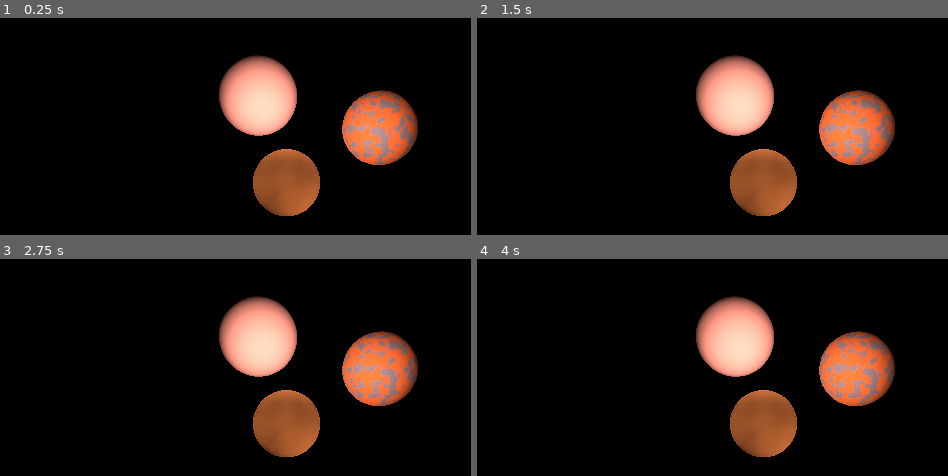
Above: before the commit, frames 1-4 (two rows, left to right).
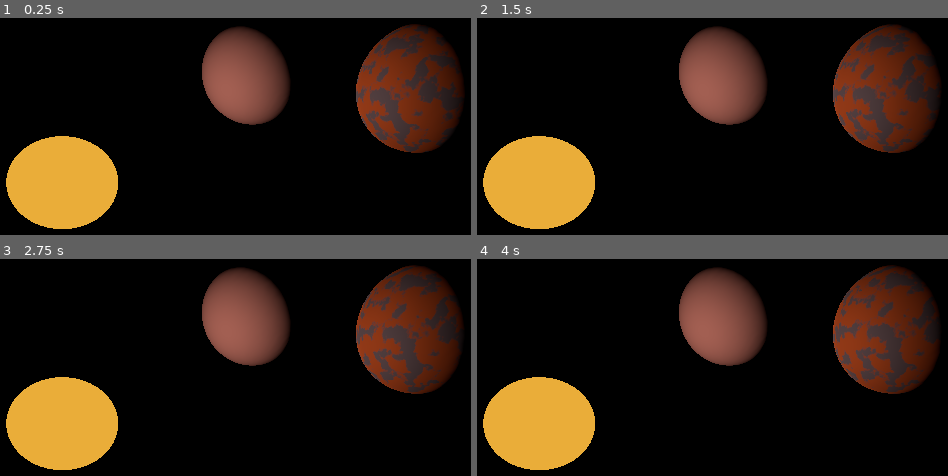
Above: after the commit, the same moments.

Repository: znapfel/space-demo
Game: Godot game, scene res://Game.tscn
Same seed, same stepped clock (60 frames per second), same inputs: the game is played once before the commit and once after it.
Inputs:
- Up to frame 1 (0.25 s): no input
- Up to frame 2 (1.5 s): no input
- Up to frame 3 (2.75 s): no input
- Up to frame 4 (4 s): no input

The runs differ from the first frame. In frame 1, 31% of the frame differs, in the area x 1-99%, y 2-98%; in frame 2, 31%; in frame 3, 31%; in frame 4, 31%.

Commit message:
added emission map to sun

Diff:
--- a/Game.tscn
+++ b/Game.tscn
@@ -5,29 +5,34 @@
 [ext_resource path="res://planet.tscn" type="PackedScene" id=3]
 [ext_resource path="res://Environment.tscn" type="PackedScene" id=4]
 
-[sub_resource type="SpatialMaterial" id=7]
+[sub_resource type="SpatialMaterial" id=1]
 albedo_color = Color( 0.788235, 0.72549, 0.447059, 1 )
+emission_enabled = true
+emission = Color( 0.858824, 0.635294, 0.207843, 1 )
+emission_energy = 1.17
+emission_operator = 0
+emission_on_uv2 = false
 
-[sub_resource type="Shader" id=8]
+[sub_resource type="Shader" id=2]
 
-[sub_resource type="ShaderMaterial" id=9]
-shader = SubResource( 8 )
+[sub_resource type="ShaderMaterial" id=3]
+shader = SubResource( 2 )
 
-[sub_resource type="SphereMesh" id=6]
-material = SubResource( 9 )
+[sub_resource type="SphereMesh" id=4]
+material = SubResource( 3 )
 
-[sub_resource type="ViewportTexture" id=3]
+[sub_resource type="ViewportTexture" id=5]
 viewport_path = NodePath("Viewport")
 
-[sub_resource type="SpatialMaterial" id=4]
+[sub_resource type="SpatialMaterial" id=6]
 resource_local_to_scene = true
-albedo_texture = SubResource( 3 )
+albedo_texture = SubResource( 5 )
 metallic_specular = 1.0
 roughness_texture_channel = 3
 
-[sub_resource type="SphereMesh" id=5]
+[sub_resource type="SphereMesh" id=7]
 
-[sub_resource type="Shader" id=1]
+[sub_resource type="Shader" id=8]
 code = "shader_type canvas_item;
 render_mode blend_premul_alpha;
 
@@ -87,54 +92,31 @@
 
 "
 
-[sub_resource type="ShaderMaterial" id=2]
-shader = SubResource( 1 )
+[sub_resource type="ShaderMaterial" id=9]
+shader = SubResource( 8 )
 
 [node name="Game" type="Spatial"]
 
 [node name="Sun" type="MeshInstance" parent="."]
 transform = Transform( 0.5, 0, 0, 0, 0.5, 0, 0, 0, 0.5, -0.039698, 0.00368452, 0.00253135 )
-material_override = SubResource( 7 )
-mesh = SubResource( 6 )
+material_override = SubResource( 1 )
+cast_shadow = 2
+mesh = SubResource( 4 )
 material/0 = null
 
 [node name="Planet2" type="MeshInstance" parent="Sun"]
 transform = Transform( 2, 0, 0, 0, 2, 0, 0, 0, 2, 4.99298, 2.96297, -8.22719 )
-material_override = SubResource( 4 )
-mesh = SubResource( 5 )
+material_override = SubResource( 6 )
+mesh = SubResource( 7 )
 material/0 = null
 script = ExtResource( 1 )
 
 [node name="sunlight" parent="Sun" instance=ExtResource( 2 )]
-transform = Transform( 2, 0, 0, 0, 2, 0, 0, 0, 2, 0.0172555, 3.10301, 0.00626826 )
-light_color = Color( 0.85098, 0.505882, 0.439216, 1 )
-
-[node name="sunlight5" parent="Sun" instance=ExtResource( 2 )]
-transform = Transform( 2, 0, 0, 0, 2, 0, 0, 0, 2, 0.0399101, 1.81527, 0 )
-light_color = Color( 0.85098, 0.505882, 0.439216, 1 )
-
-[node name="sunlight6" parent="Sun" instance=ExtResource( 2 )]
-transform = Transform( 2, 0, 0, 0, 2, 0, 0, 0, 2, 0.775319, -1.51045, 0.811221 )
-light_color = Color( 0.85098, 0.505882, 0.439216, 1 )
-
-[node name="sunlight2" parent="Sun" instance=ExtResource( 2 )]
-transform = Transform( 2, 0, 0, 0, 2, 0, 0, 0, 2, 2.93592, 0, 0 )
-light_color = Color( 0.85098, 0.505882, 0.439216, 1 )
-
-[node name="sunlight3" parent="Sun" instance=ExtResource( 2 )]
-transform = Transform( 2, 0, 0, 0, 2, 0, 0, 0, 2, -3.4065, 0, 0 )
-light_color = Color( 0.85098, 0.505882, 0.439216, 1 )
-
-[node name="sunlight4" parent="Sun" instance=ExtResource( 2 )]
-transform = Transform( 2, 0, 0, 0, 2, 0, 0, 0, 2, 0.0399101, 0, 2.43385 )
-light_color = Color( 0.85098, 0.505882, 0.439216, 1 )
-
-[node name="sunlight7" parent="Sun" instance=ExtResource( 2 )]
-transform = Transform( 2, 0, 0, 0, 2, 0, 0, 0, 2, 0.0531733, 0, -3.04588 )
+transform = Transform( 2, 0, 0, 0, 2, 0, 0, 0, 2, -0.0119887, 0.0553586, 0.00626826 )
 light_color = Color( 0.85098, 0.505882, 0.439216, 1 )
 
 [node name="Camera" type="Camera" parent="."]
-transform = Transform( 1, 0, 0, 0, 1, 0, 0, 0, 1, -0.00318789, 0, 4.99006 )
+transform = Transform( 0.788689, 0, 0.614793, 0, 1, 0, -0.614793, 0, 0.788689, 4.08952, -2.38419e-007, 1.37773 )
 
 [node name="planet" parent="." instance=ExtResource( 3 )]
 transform = Transform( 1, 0, 0, 0, 1, 0, 0, 0, 1, -0.789384, 2.22619, -3.61602 )
--- /dev/null
+++ b/MeshInstance.gd
@@ -0,0 +1,14 @@
+extends MeshInstance
+
+# Declare member variables here. Examples:
+# var a = 2
+# var b = "text"
+
+# Called when the node enters the scene tree for the first time.
+func _ready():
+	pass # Replace with function body.
+
+# Called every frame. 'delta' is the elapsed time since the previous frame.
+func _process(delta):
+	rotate(Vector3(0, 1, 0), PI)
+#	pass
--- /dev/null
+++ b/Spatial.tscn
@@ -0,0 +1,15 @@
+[gd_scene load_steps=3 format=2]
+
+[ext_resource path="res://MeshInstance.gd" type="Script" id=1]
+
+[sub_resource type="SphereMesh" id=1]
+
+[node name="Spatial" type="Spatial"]
+
+[node name="MeshInstance" type="MeshInstance" parent="."]
+mesh = SubResource( 1 )
+material/0 = null
+script = ExtResource( 1 )
+
+[node name="Camera" type="Camera" parent="."]
+transform = Transform( 1, 0, 0, 0, 1, 0, 0, 0, 1, 0, 0, 2.77085 )
--- /dev/null
+++ b/texture.tres
@@ -0,0 +1,11 @@
+[gd_resource type="ShaderMaterial" load_steps=2 format=2]
+
+[sub_resource type="Shader" id=1]
+code = "shader_type canvas_item;
+
+void fragment() {
+    COLOR = vec4(UV.x, UV.y, 0.5, 1.0);
+}"
+
+[resource]
+shader = SubResource( 1 )
Not shown: 1 places in Game.tscn that only renumber resources
